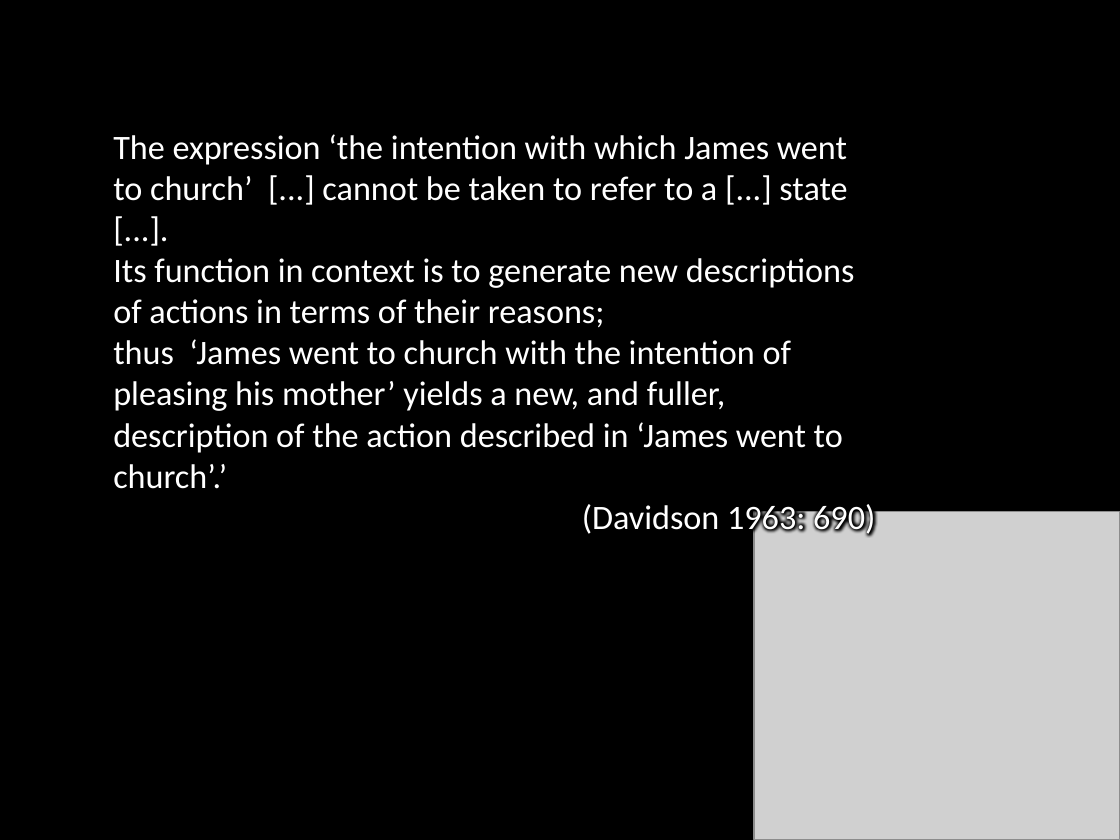
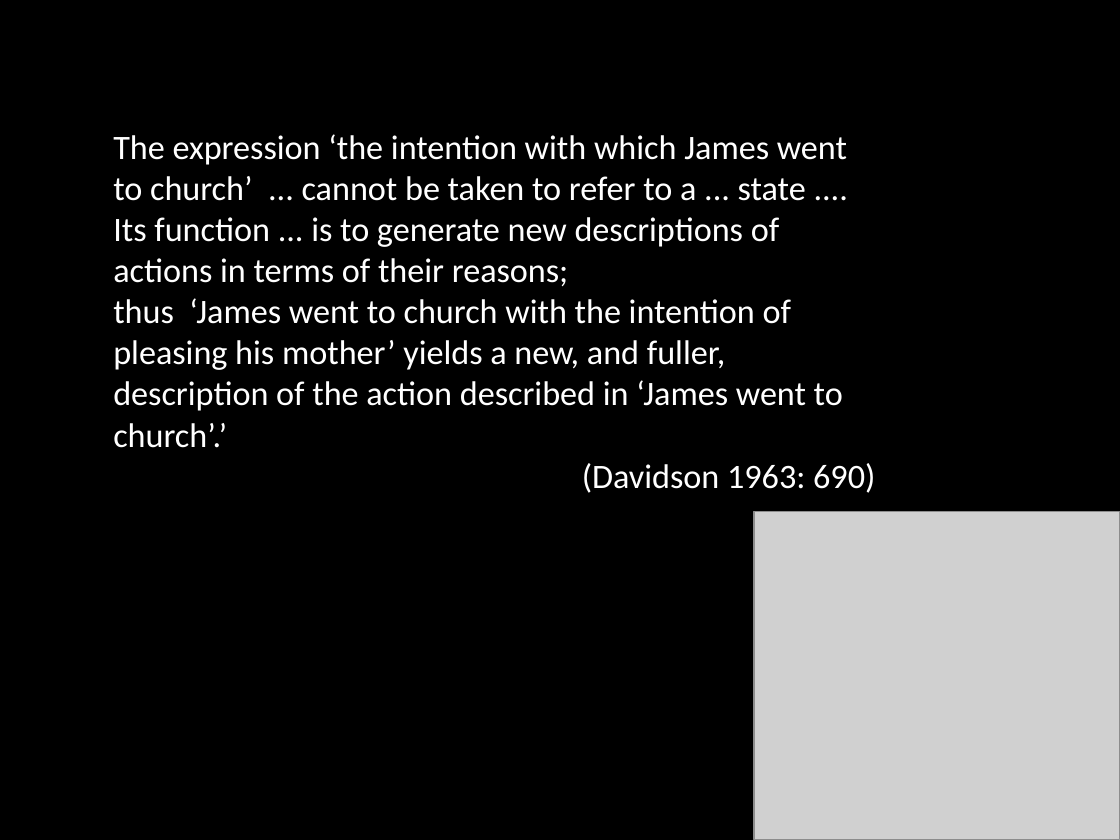
Before and after one commit to butterfill/lecture_mindreading_joint_action_philosophical_tools, a slide deck: slide 7 of lecture05 actions intentions goals/lecture05.ppt.pptx. Drawn at 1120x840 pixels with LibreOffice and Linux fonts; fonts in the diff are those of the drawing; grey boxes stand for pictures. Boxes give left, top, right and bottom in pixels: in the first picture for what was removed or moved away, otherwise in the second. Text is boxed around its words. In the diff, an @@ line names an element or a change of style, - is before the commit and + after.

```diff
--- a/lecture05 actions intentions goals/lecture05.ppt.pptx
+++ b/lecture05 actions intentions goals/lecture05.ppt.pptx
@@ text at [113,134,847,286]: text changed @@
-The expression ‘the intention with which James went to church’ [...] cannot be taken to refer to a [...] state [...].
-Its function in context is to generate new descriptions of actions in terms of their reasons;
+The expression ‘the intention with which James went to church’ ... cannot be taken to refer to a ... state ....
+Its function ... is to generate new descriptions of actions in terms of their reasons;
```
Also in this commit, not shown: 3 other slides changed, 61 slides added, 2 other files.
